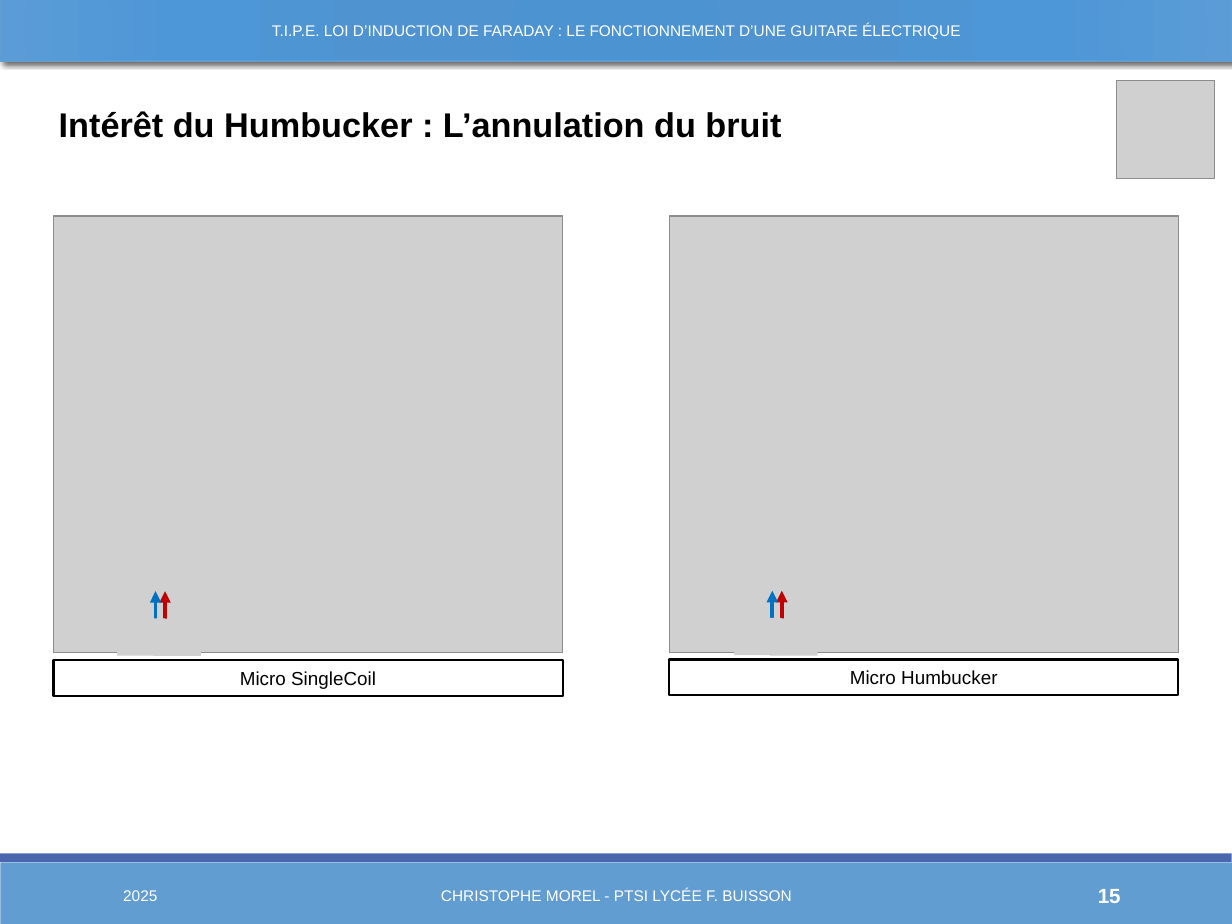
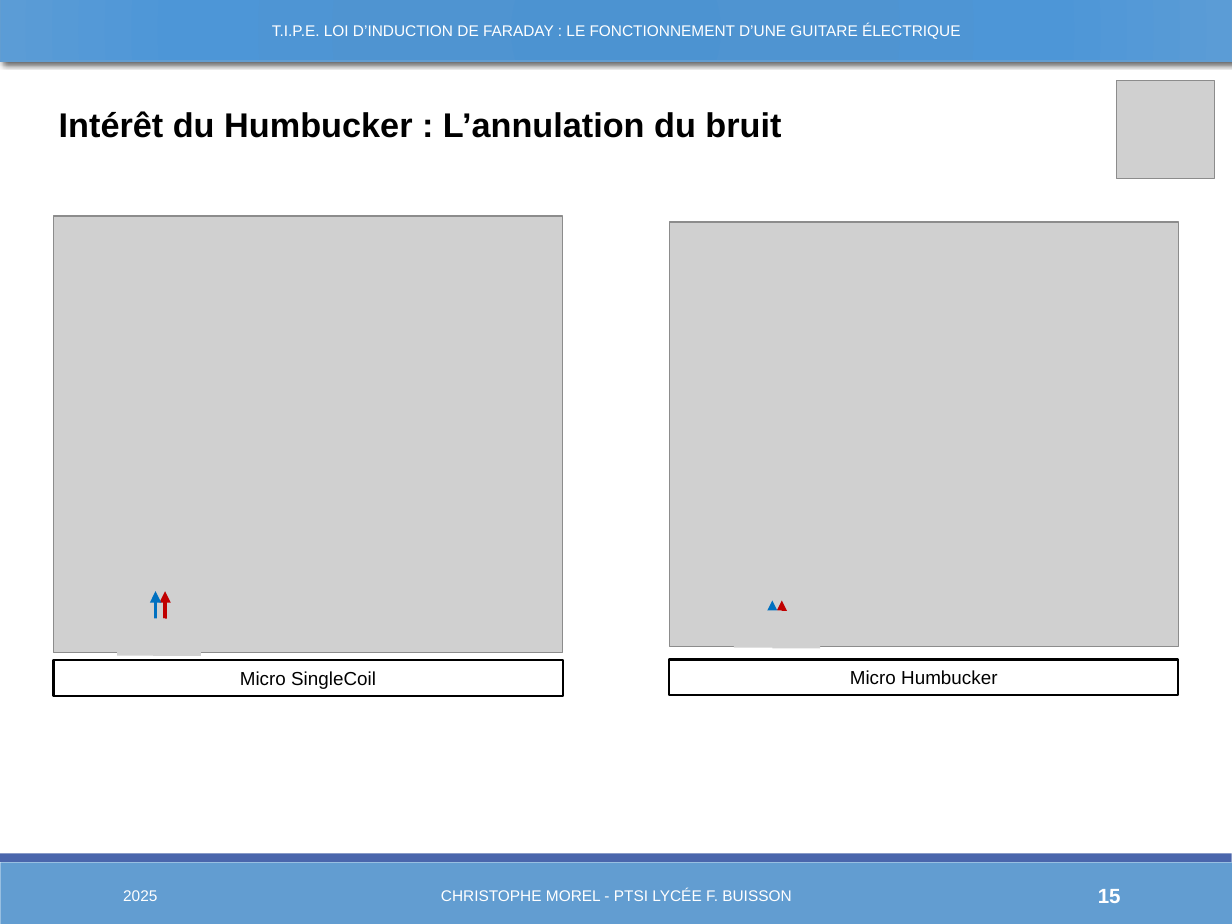
Before and after one commit to Chrismorel7/TIPE---Micro_guitare_elec, a slide deck: slide 15 of Views/Novembre.pptx. Drawn at 1232x924 pixels with LibreOffice and Linux fonts; fonts in the diff are those of the drawing; grey boxes stand for pictures. Boxes give left, top, right and bottom in pixels: in the first picture for what was removed or moved away, otherwise in the second. Text is boxed around its words. In the diff, an @@ line names an element or a change of style, - is before the commit and + after.

```diff
--- a/Views/Novembre.pptx
+++ b/Views/Novembre.pptx
@@ picture: place and size @@
-picture at (669, 216, 1178, 652)
+picture at (669, 222, 1178, 646)
@@ picture: place and size @@
-picture at (734, 617, 782, 654)
+picture at (734, 610, 782, 647)
@@ picture: place and size @@
-picture at (770, 618, 818, 655)
+picture at (772, 611, 821, 648)
@@ arrow moved from (772, 628) - (772, 591) to (772, 627) - (772, 600) @@
@@ arrow moved from (782, 628) - (782, 591) to (782, 627) - (782, 600) @@
```
Also in this commit, not shown: 4 other slides changed, 18 other files.
